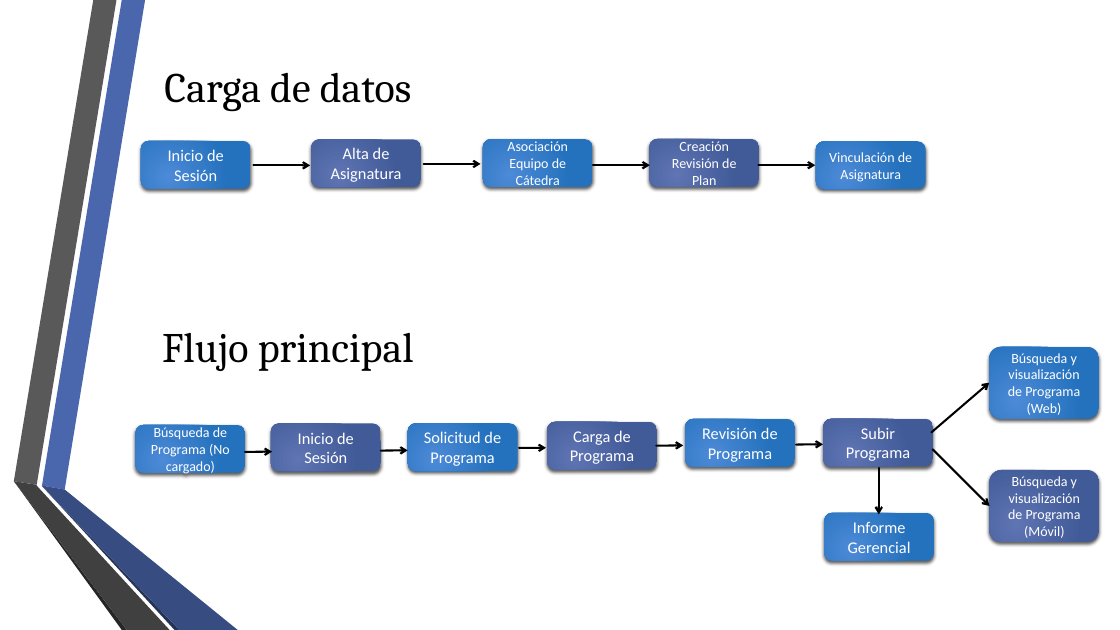
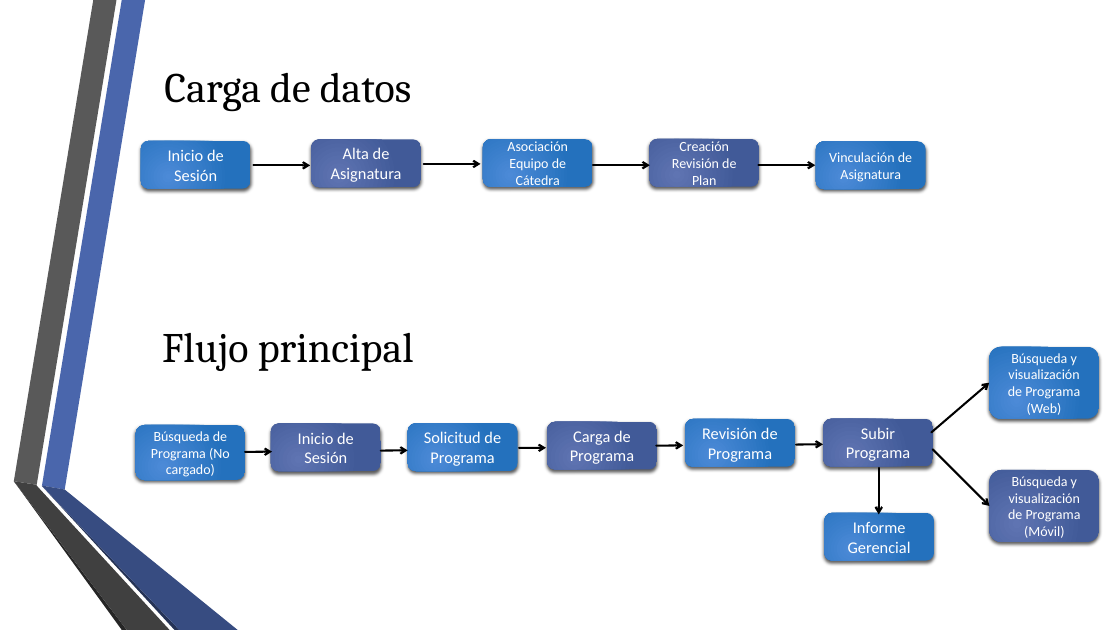
Before and after one commit to fge23/Sistema-VASPA, a slide deck: slide 30 of Presentaciones/Presentación VASPA - Diciembre 2020 - Examen Final/Presentación VASPA - Diciembre 2020 - Examen Final.pptx (slide 31 before the commit). Drawn at 1120x630 pixels with LibreOffice and Linux fonts; fonts in the diff are those of the drawing; background and template pictures are left out. Boxes give left, top, right and bottom in pixels: in the first picture for what was removed or moved away, otherwise in the second. Text is boxed around its words. In the diff, an @@ line names an element or a change of style, - is before the commit and + after.

```diff
--- a/Presentaciones/Presentación VASPA - Diciembre 2020 - Examen Final/Presentación VASPA - Diciembre 2020 - Examen Final.pptx
+++ b/Presentaciones/Presentación VASPA - Diciembre 2020 - Examen Final/Presentación VASPA - Diciembre 2020 - Examen Final.pptx
@@ rounded rectangle "Búsqueda de Programa (No cargado)": place and size @@
-rounded rectangle "Búsqueda de Programa (No cargado)" at <box>135,425,245,473</box>
+rounded rectangle "Búsqueda de Programa (No cargado)" at <box>135,425,245,481</box>
```
Also in this commit, not shown: 7 other slides changed, 1 slide removed.
